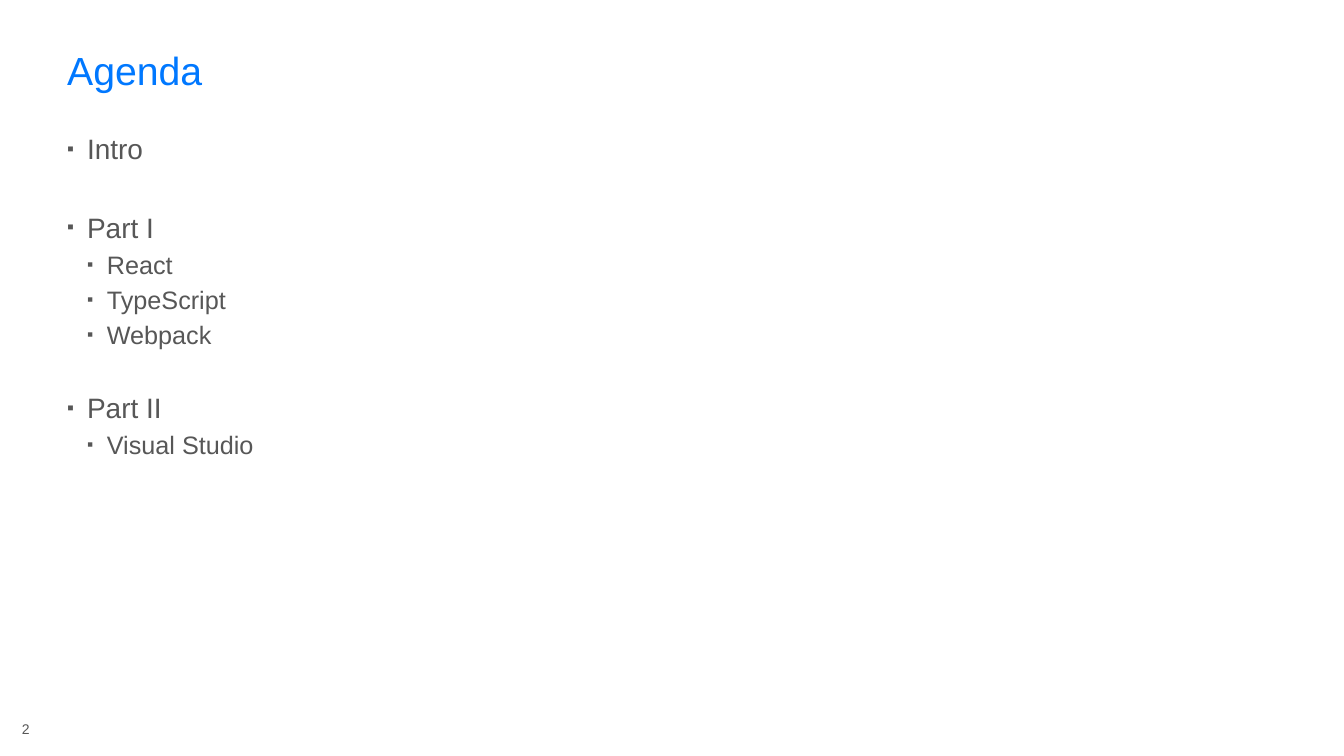
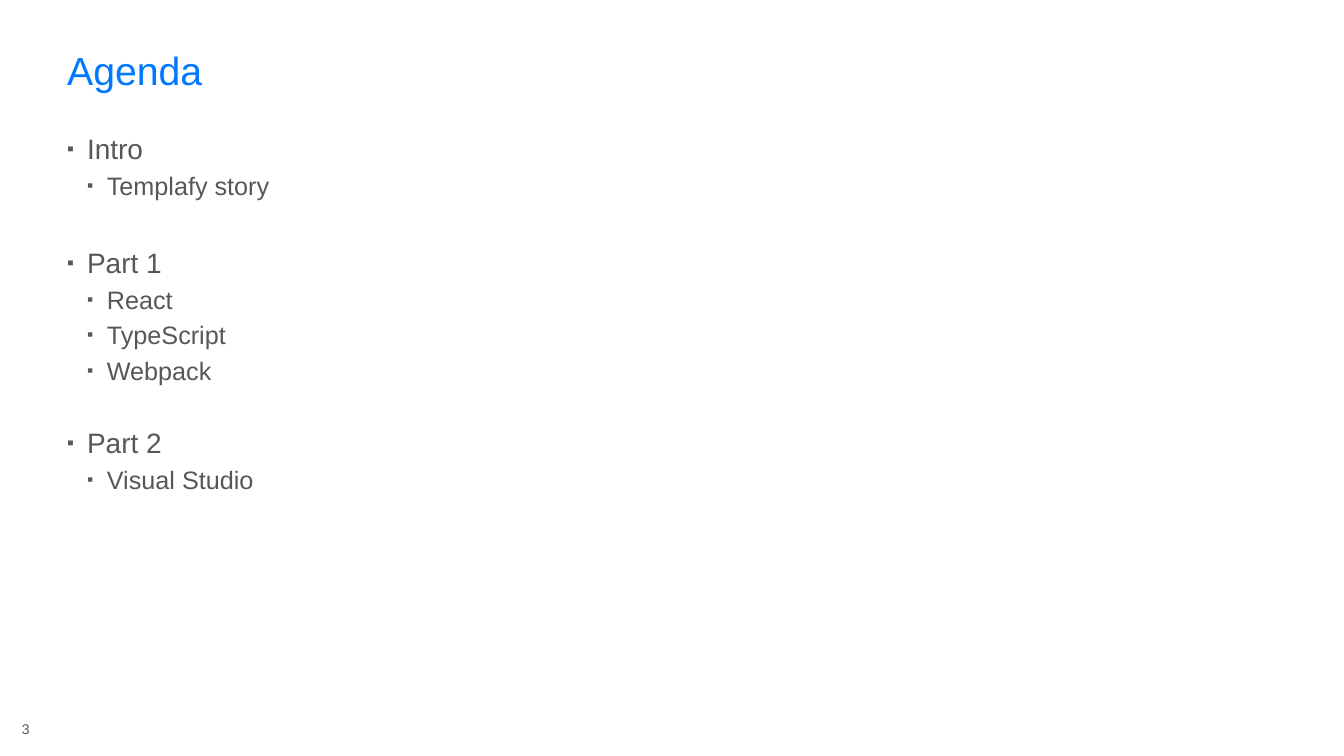
Before and after one commit to rasmuskl/react-webpack-typescript, a slide deck: slide 3 of _notes/Presentation.pptx (slide 2 before the commit). Drawn at 1344x756 pixels with LibreOffice and Linux fonts; fonts in the diff are those of the drawing; background and template pictures are left out. Boxes give left, top, right and bottom in pixels: in the first picture for what was removed or moved away, otherwise in the second. Text is boxed around its words. In the diff, an @@ line names an element or a change of style, - is before the commit and + after.

```diff
--- a/_notes/Presentation.pptx
+++ b/_notes/Presentation.pptx
@@ text at (x1=87, y1=176, x2=270, y2=274): text changed; size 20 to 18 pt @@
-▪ Part I
+  ▪ Templafy story
+▪ Part 1
@@ text at (x1=87, y1=433, x2=162, y2=454): text changed @@
-▪ Part II
+▪ Part 2
@@ page number at (x1=22, y1=724, x2=30, y2=734): text changed @@
-2
+3
```
Also in this commit, not shown: 8 slides added, 7 other files.
